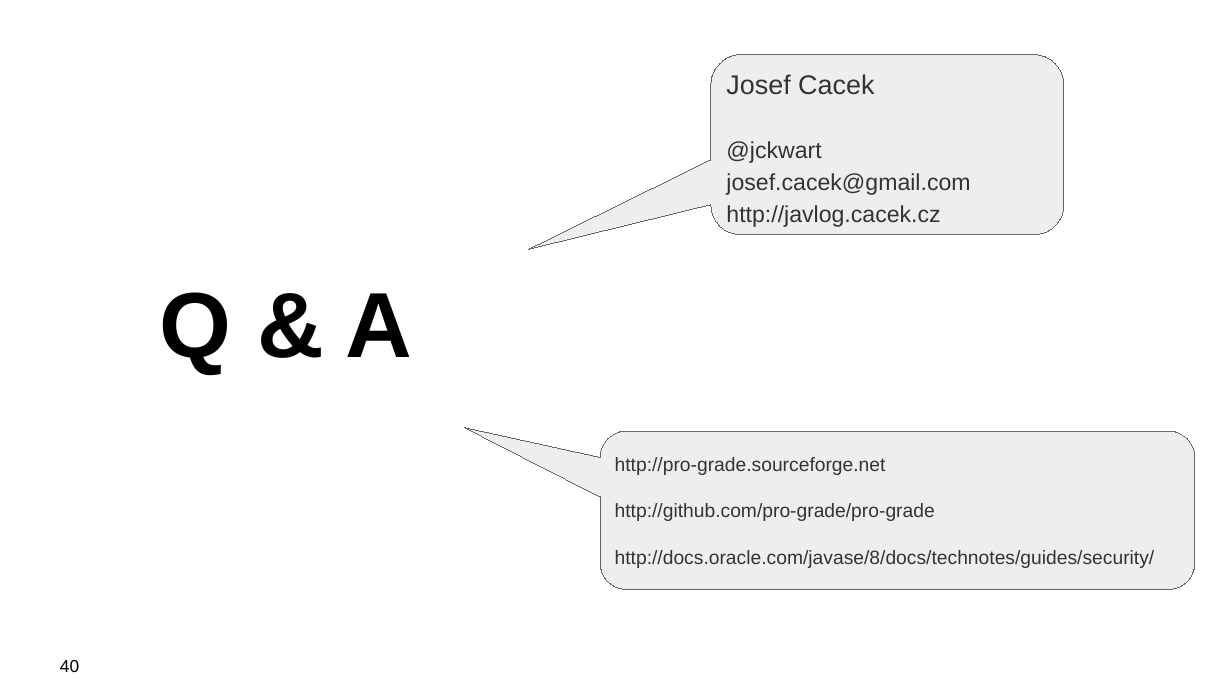
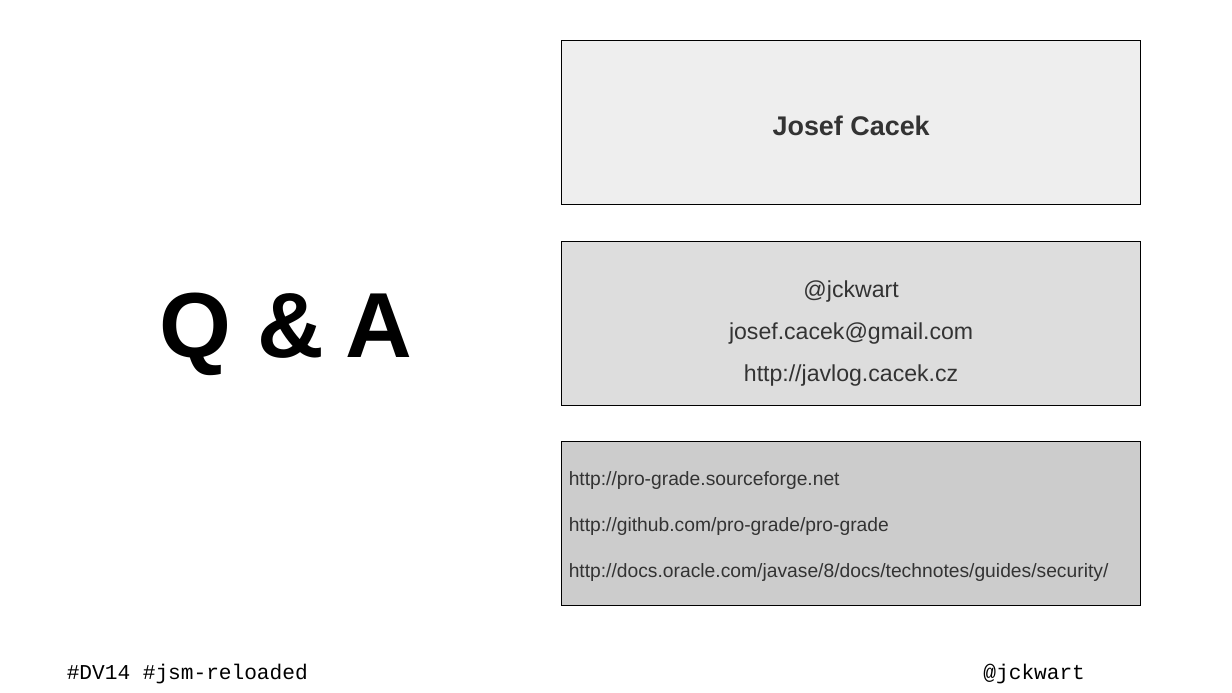
Before and after one commit to kwart/presentations, a slide deck: slide 41 of sec-man-reloaded.odp (slide 40 before the commit). Drawn at 1232x693 pixels with LibreOffice and Linux fonts; fonts in the diff are those of the drawing; background and template pictures are left out. Boxes give left, top, right and bottom in pixels: in the first picture for what was removed or moved away, otherwise in the second. Text is boxed around its words. In the diff, an @@ line names an element or a change of style, - is before the commit and + after.

Commit message:
clean up visual style little bit

```diff
--- a/sec-man-reloaded.odp
+++ b/sec-man-reloaded.odp
@@ rectangle added at bbox=[562, 41, 1141, 204], fill #EEEEEE, outline #000000 0 pt, 28 pt, text #333333, bold @@
+Josef Cacek
@@ text in rectangle at bbox=[726, 74, 874, 95]: paragraph removed @@
-Josef Cacek
@@ rectangle "@jckwart": place and size @@
-rectangle "@jckwart" at bbox=[711, 55, 1064, 235]
+rectangle "@jckwart" at bbox=[562, 241, 1141, 405]
@@ rectangle "@jckwart" at bbox=[562, 241, 1141, 405]: alignment left to centre; line spacing 1.15 to 1.5; rounded speech box to rectangle; fill #EEEEEE to #DDDDDD; outline #666666 0 pt to #000000 0 pt @@
@@ rectangle "http://pro-grade.sourceforge.net": place and size @@
-rectangle "http://pro-grade.sourceforge.net" at bbox=[600, 431, 1195, 589]
+rectangle "http://pro-grade.sourceforge.net" at bbox=[562, 442, 1141, 606]
@@ rectangle "http://pro-grade.sourceforge.net" at bbox=[562, 442, 1141, 606]: rounded speech box to rectangle; fill #EEEEEE to #CCCCCC; outline #666666 0 pt to #000000 0 pt @@
@@ page number removed at bbox=[60, 660, 79, 672] @@
-40
@@ text added at bbox=[67, 664, 308, 684], 22 pt, text #000000 @@
+#DV14 #jsm-reloaded
@@ text added at bbox=[983, 664, 1084, 684], 22 pt, text #000000 @@
+@jckwart
```
Also in this commit, not shown: 38 other slides changed, 3 slides added, 2 slides removed.
